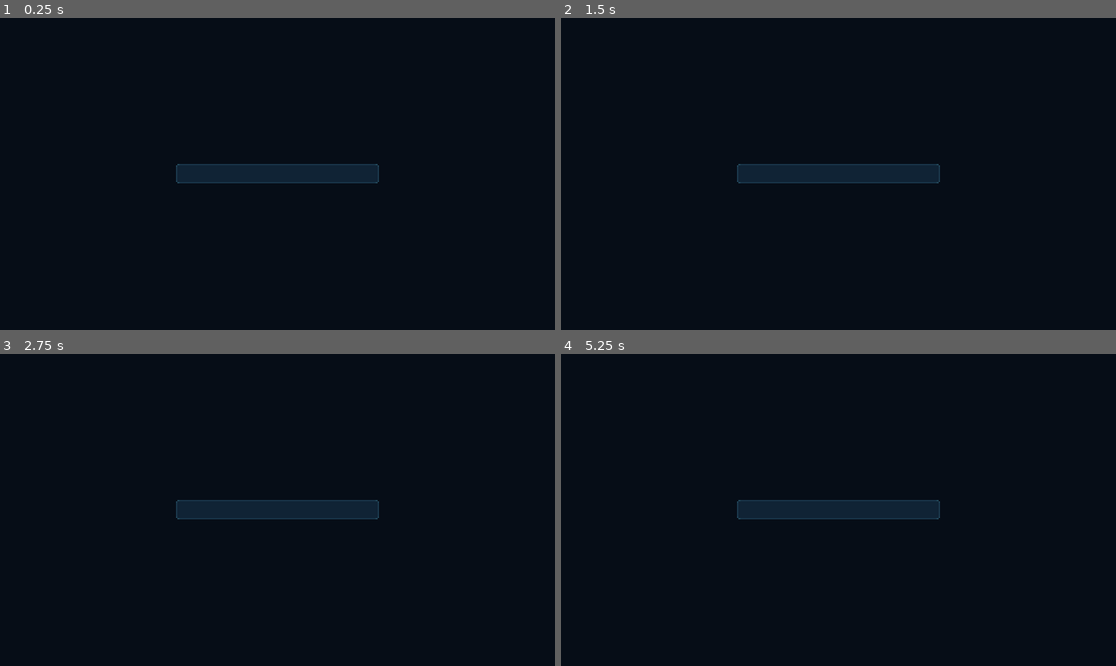
Above: before the commit, frames 1-4 (two rows, left to right).
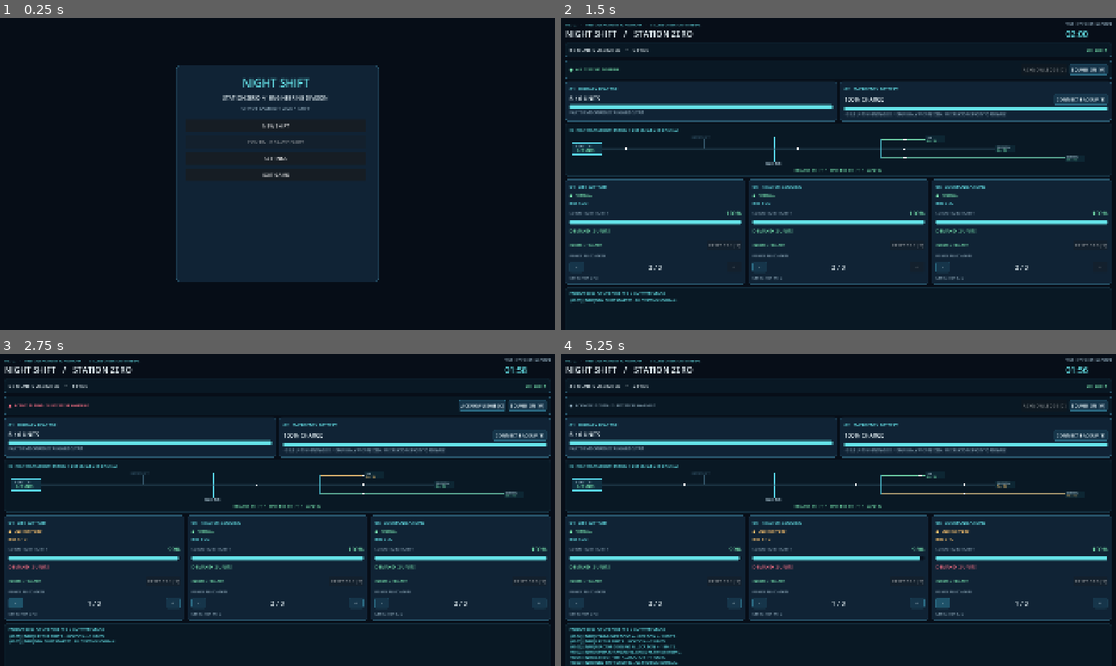
Above: after the commit, the same moments.

Repository: JIGSAW-HJH/GameDev
Game: Godot game, scene res://scenes/main.tscn
Two runs of this game, one before a commit and one after it. Both use one fixed random seed, a clock stepped at 60 frames per second and the inputs below.
Inputs (mouse positions are in pixels of both pictures, inside the frame that each line leads up to):
- Up to frame 1 (0.25 s): no input
- Up to frame 2 (1.5 s): click "NEW SHIFT" at 0.5 s; click (838, 223) at 1.25 s, where only the run before the commit has a clickable "NEW SHIFT"
- Up to frame 3 (2.75 s): click "−" at 2 s
- Up to frame 4 (5.25 s): click (1043, 407) at 2.75 s, where only the run after the commit has a clickable "ACKNOWLEDGE [C]"; click "−" at 3.5 s; click (733, 603) at 4.25 s, where only the run after the commit has a clickable "+"; click "−" at 5 s

The runs differ from the first frame. In frame 1, 20% of the frame differs, in the area x 31-69%, y 15-85%; in frame 2, 49%; in frame 3, 49%; in frame 4, 50%, in the area x 0-100%, y 1-100%.

Commit message:
Keep menu settings scrollable within smaller fullscreen displays

Diff:
--- a/NightShift-StationZero/scripts/game_menu.gd
+++ b/NightShift-StationZero/scripts/game_menu.gd
@@ -58,7 +58,7 @@
     panel.add_theme_stylebox_override("panel", style)
     center.add_child(panel)
     var scroller := ScrollContainer.new()
-    scroller.custom_minimum_size = Vector2(630.0, 0.0)
+    scroller.custom_minimum_size = Vector2(630.0, minf(680.0, get_viewport().get_visible_rect().size.y * 0.70))
     scroller.size_flags_vertical = Control.SIZE_SHRINK_CENTER
     panel.add_child(scroller)
     content = VBoxContainer.new()
